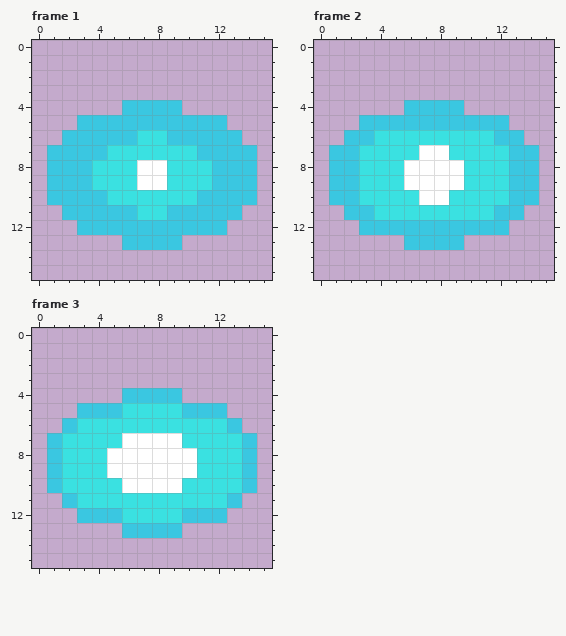
One commit to this pixel-art file: SuperFowlFists/Assets/Projectile_Sensei.aseprite. The first picture shows the starting point.
16x16 pixels, 3 frames. Shown: frame 1, frame 2, frame 3.
After the commit:
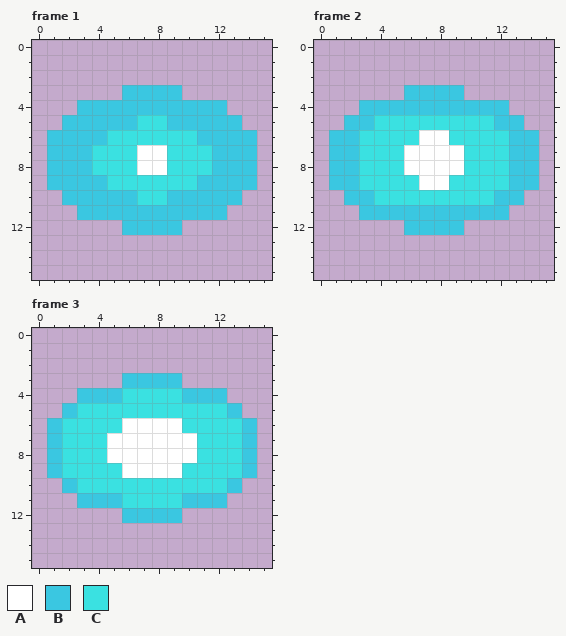
Palette (. is transparent): A #ffffff  B #3ac7e1  C #3ae1e1
The exact change:
{"where": "frame 1"}
{"frame":1,"y":3,"x":6,"old":"....","new":"BBBB"}
{"frame":1,"y":4,"x":3,"old":"...","new":"BBB"}
{"frame":1,"y":4,"x":10,"old":"...","new":"BBB"}
{"frame":1,"y":5,"x":2,"old":".","new":"B"}
{"frame":1,"y":5,"x":7,"old":"BB","new":"CC"}
{"frame":1,"y":5,"x":13,"old":".","new":"B"}
{"frame":1,"y":6,"x":1,"old":".","new":"B"}
{"frame":1,"y":6,"x":5,"old":"BB","new":"CC"}
{"frame":1,"y":6,"x":9,"old":"BB","new":"CC"}
{"frame":1,"y":6,"x":14,"old":".","new":"B"}
{"frame":1,"y":7,"x":4,"old":"B","new":"C"}
{"frame":1,"y":7,"x":7,"old":"CC","new":"AA"}
{"frame":1,"y":7,"x":11,"old":"B","new":"C"}
{"frame":1,"y":9,"x":4,"old":"C","new":"B"}
{"frame":1,"y":9,"x":7,"old":"AA","new":"CC"}
{"frame":1,"y":9,"x":11,"old":"C","new":"B"}
{"frame":1,"y":10,"x":1,"old":"B","new":"."}
{"frame":1,"y":10,"x":5,"old":"CC","new":"BB"}
{"frame":1,"y":10,"x":9,"old":"CC","new":"BB"}
{"frame":1,"y":10,"x":14,"old":"B","new":"."}
{"frame":1,"y":11,"x":2,"old":"B","new":"."}
{"frame":1,"y":11,"x":7,"old":"CC","new":"BB"}
{"frame":1,"y":11,"x":13,"old":"B","new":"."}
{"frame":1,"y":12,"x":3,"old":"BBB","new":"..."}
{"frame":1,"y":12,"x":10,"old":"BBB","new":"..."}
{"frame":1,"y":13,"x":6,"old":"BBBB","new":"...."}
{"where": "frame 2"}
{"frame":2,"y":3,"x":6,"old":"....","new":"BBBB"}
{"frame":2,"y":4,"x":3,"old":"...","new":"BBB"}
{"frame":2,"y":4,"x":10,"old":"...","new":"BBB"}
{"frame":2,"y":5,"x":2,"old":".","new":"B"}
{"frame":2,"y":5,"x":4,"old":"BBBBBBBB","new":"CCCCCCCC"}
{"frame":2,"y":5,"x":13,"old":".","new":"B"}
{"frame":2,"y":6,"x":1,"old":".","new":"B"}
{"frame":2,"y":6,"x":3,"old":"B","new":"C"}
{"frame":2,"y":6,"x":7,"old":"CC","new":"AA"}
{"frame":2,"y":6,"x":12,"old":"B","new":"C"}
{"frame":2,"y":6,"x":14,"old":".","new":"B"}
{"frame":2,"y":7,"x":6,"old":"C","new":"A"}
{"frame":2,"y":7,"x":9,"old":"C","new":"A"}
{"frame":2,"y":9,"x":6,"old":"A","new":"C"}
{"frame":2,"y":9,"x":9,"old":"A","new":"C"}
{"frame":2,"y":10,"x":1,"old":"B","new":"."}
{"frame":2,"y":10,"x":3,"old":"C","new":"B"}
{"frame":2,"y":10,"x":7,"old":"AA","new":"CC"}
{"frame":2,"y":10,"x":12,"old":"C","new":"B"}
{"frame":2,"y":10,"x":14,"old":"B","new":"."}
{"frame":2,"y":11,"x":2,"old":"B","new":"."}
{"frame":2,"y":11,"x":4,"old":"CCCCCCCC","new":"BBBBBBBB"}
{"frame":2,"y":11,"x":13,"old":"B","new":"."}
{"frame":2,"y":12,"x":3,"old":"BBB","new":"..."}
{"frame":2,"y":12,"x":10,"old":"BBB","new":"..."}
{"frame":2,"y":13,"x":6,"old":"BBBB","new":"...."}
{"where": "frame 3"}
{"frame":3,"y":3,"x":6,"old":"....","new":"BBBB"}
{"frame":3,"y":4,"x":3,"old":"...BBBB...","new":"BBBCCCCBBB"}
{"frame":3,"y":5,"x":2,"old":".BBB","new":"BCCC"}
{"frame":3,"y":5,"x":10,"old":"BBB.","new":"CCCB"}
{"frame":3,"y":6,"x":1,"old":".B","new":"BC"}
{"frame":3,"y":6,"x":6,"old":"CCCC","new":"AAAA"}
{"frame":3,"y":6,"x":13,"old":"B.","new":"CB"}
{"frame":3,"y":7,"x":5,"old":"C","new":"A"}
{"frame":3,"y":7,"x":10,"old":"C","new":"A"}
{"frame":3,"y":9,"x":5,"old":"A","new":"C"}
{"frame":3,"y":9,"x":10,"old":"A","new":"C"}
{"frame":3,"y":10,"x":1,"old":"BC","new":".B"}
{"frame":3,"y":10,"x":6,"old":"AAAA","new":"CCCC"}
{"frame":3,"y":10,"x":13,"old":"CB","new":"B."}
{"frame":3,"y":11,"x":2,"old":"BCCC","new":".BBB"}
{"frame":3,"y":11,"x":10,"old":"CCCB","new":"BBB."}
{"frame":3,"y":12,"x":3,"old":"BBBCCCCBBB","new":"...BBBB..."}
{"frame":3,"y":13,"x":6,"old":"BBBB","new":"...."}
{"label":"changed","picture_box":[47,85,257,250]}
{"label":"changed","picture_box":[329,85,539,250]}
{"label":"changed","picture_box":[47,373,257,538]}
